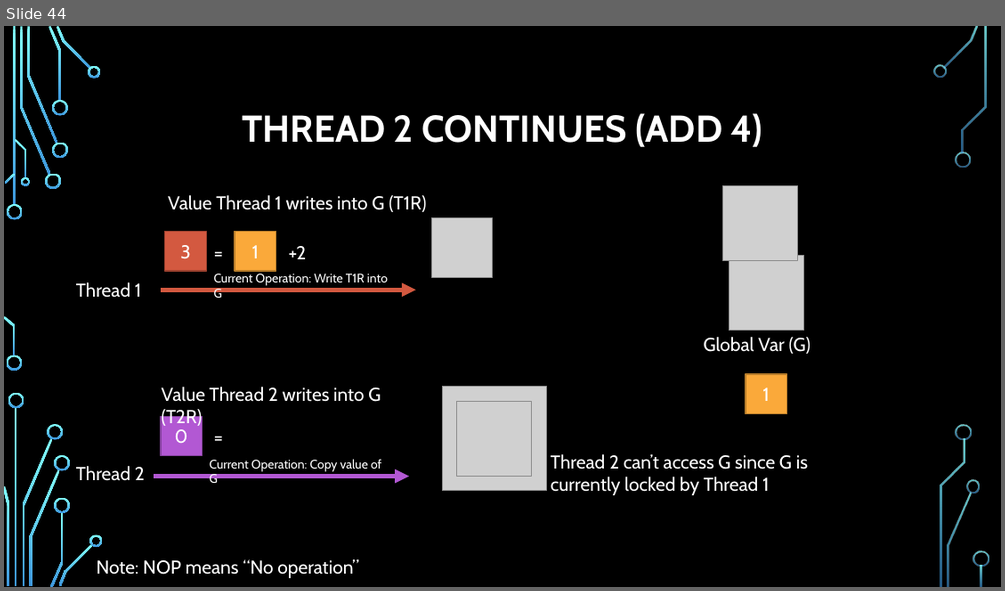
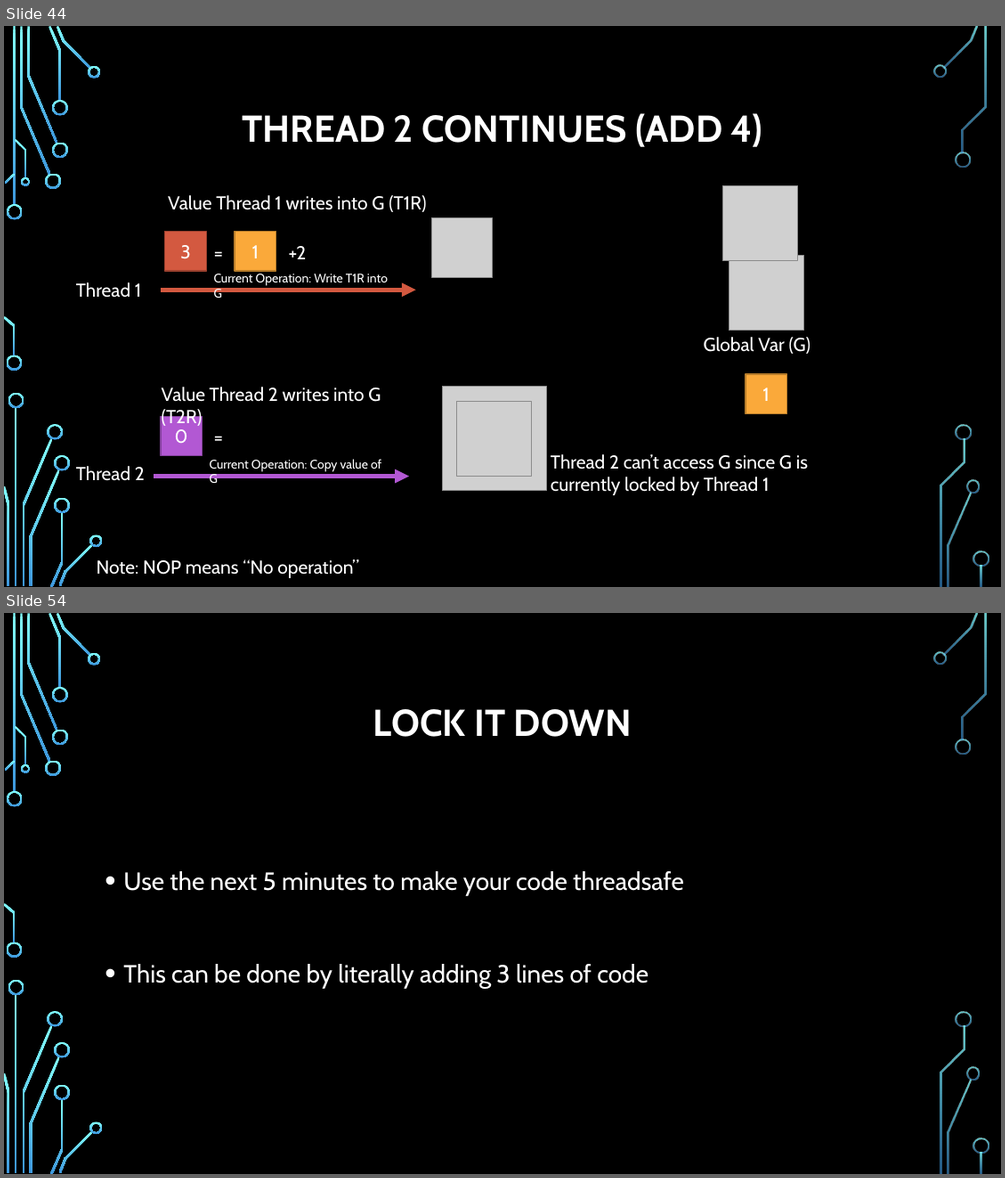
Before and after one commit to psypdt/Advanced_Summer_Course, a slide deck: Day3/Day_3.pptx. Shown one above the other, each under a label of ours: slide 44 before the commit, slides 44 and 54 after it; the slides between them are not shown. The pictures are 1005x591 and 1005x1178 pixels, drawn with LibreOffice and Linux fonts; fonts in the diff are those of the drawing; grey boxes stand for pictures; background and template pictures are left out. Boxes give left, top, right and bottom in pixels: in the first picture for what was removed or moved away, otherwise in the second. Text is boxed around its words. In the diff, an @@ line names an element or a change of style, - is before the commit and + after.

```diff
--- a/Day3/Day_3.pptx
+++ b/Day3/Day_3.pptx
@@ slide 54 added at <box>4,613,1001,1174</box>, background picture (left out); not listed: 36 template elements that a slide beside it also shows @@
@@ title added at <box>373,709,631,737</box>, 36 pt, text #FFFFFF, bold @@
+LOCK IT DOWN
@@ text added at <box>123,871,684,989</box>, 24 pt, text #FFFFFF @@
+• Use the next 5 minutes to make your code threadsafe
+• This can be done by literally adding 3 lines of code
```
Also in this commit, not shown: 6 slides changed, 8 other slides added.
